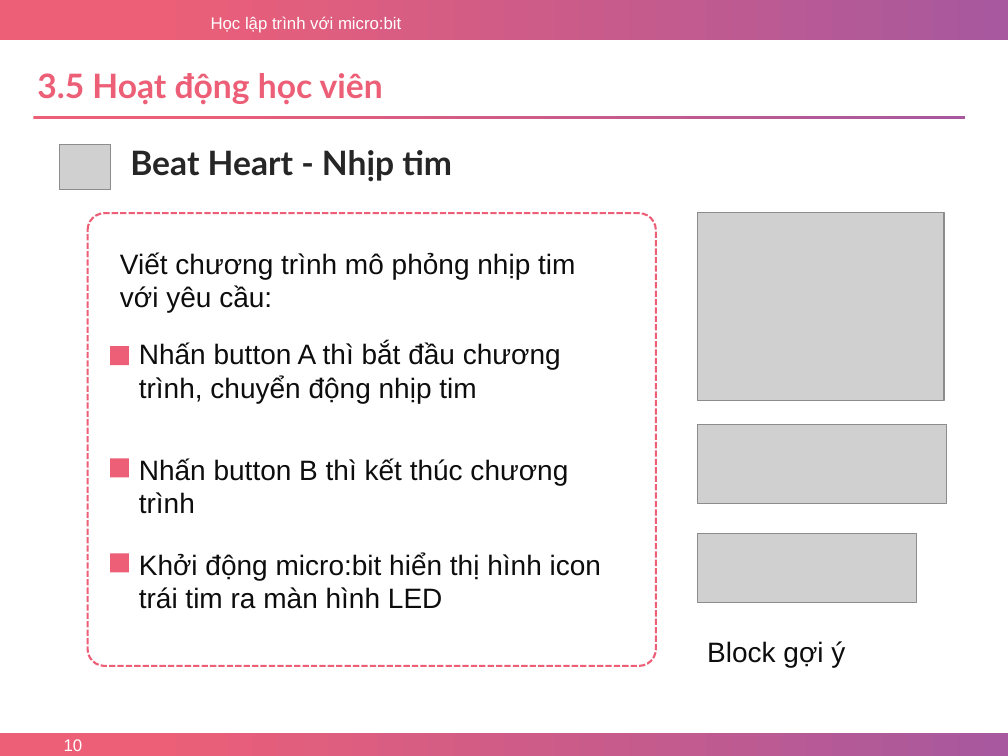
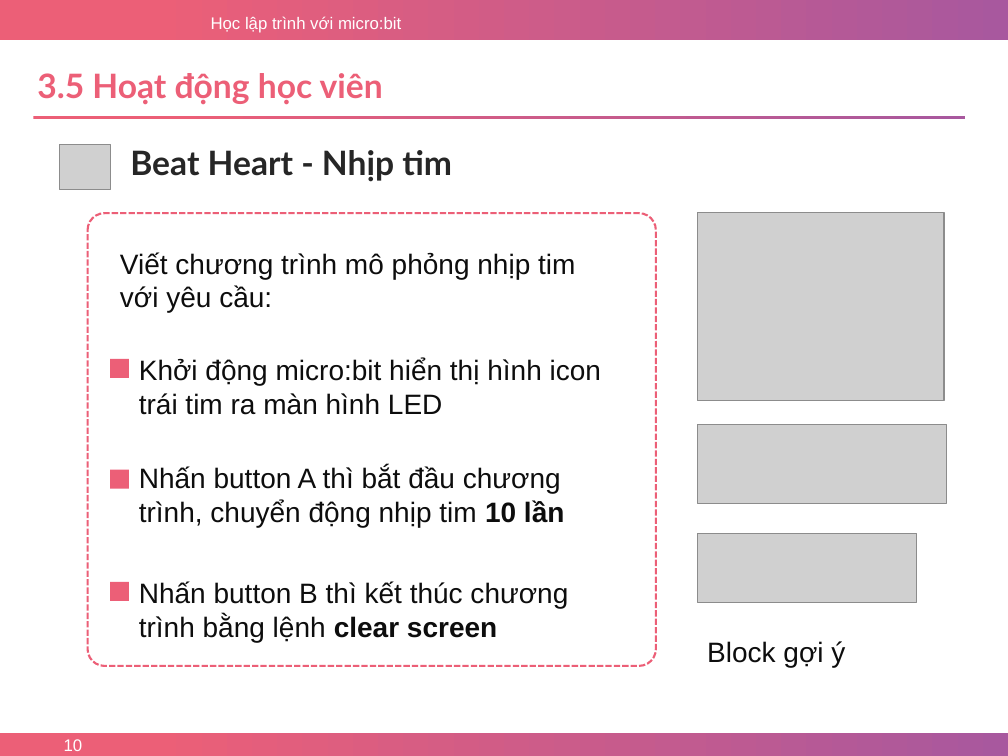
Before and after one commit to nhannn87dn/Learn-microbit, a slide deck: slide 10 of Lessions/Bai-03-Loops/3.Bai-03-Loops.pptx. Drawn at 1008x756 pixels with LibreOffice and Linux fonts; fonts in the diff are those of the drawing; grey boxes stand for pictures; background and template pictures are left out. Boxes give left, top, right and bottom in pixels: in the first picture for what was removed or moved away, otherwise in the second. Text is boxed around its words. In the diff, an @@ line names an element or a change of style, - is before the commit and + after.

```diff
--- a/Lessions/Bai-03-Loops/3.Bai-03-Loops.pptx
+++ b/Lessions/Bai-03-Loops/3.Bai-03-Loops.pptx
@@ rectangle moved from (x1=110, y1=553, x2=129, y2=573) to (x1=110, y1=359, x2=129, y2=378) @@
@@ text "Khởi động micro:bit hiển thị ..." moved from (x1=139, y1=553, x2=601, y2=609) to (x1=139, y1=358, x2=601, y2=415) @@
@@ rectangle moved from (x1=110, y1=346, x2=129, y2=365) to (x1=110, y1=470, x2=129, y2=489) @@
@@ text at (x1=139, y1=466, x2=564, y2=527): text changed @@
-Nhấn button A thì bắt đầu chương trình, chuyển động nhịp tim
+Nhấn button A thì bắt đầu chương trình, chuyển động nhịp tim 10 lần
@@ rectangle moved from (x1=110, y1=459, x2=129, y2=478) to (x1=110, y1=582, x2=129, y2=601) @@
@@ text at (x1=139, y1=581, x2=568, y2=642): text changed @@
-Nhấn button B thì kết thúc chương trình
+Nhấn button B thì kết thúc chương trình bằng lệnh clear screen
```
Also in this commit, not shown: 1 slide added, 1 other file.
